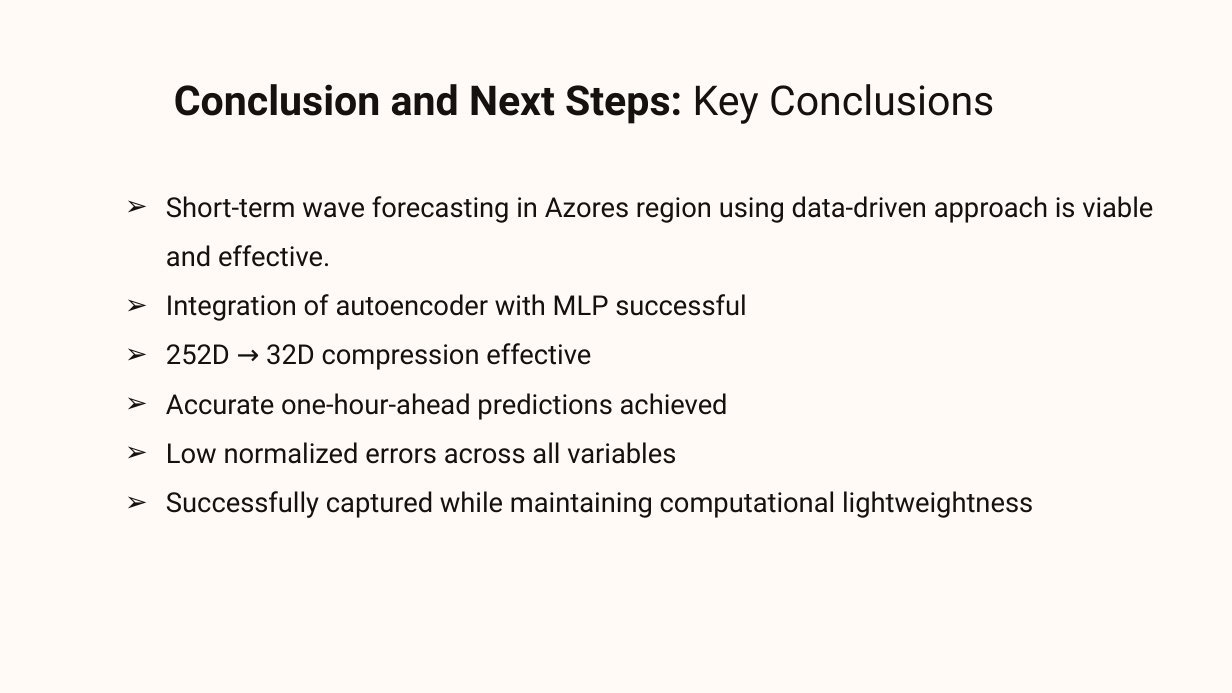
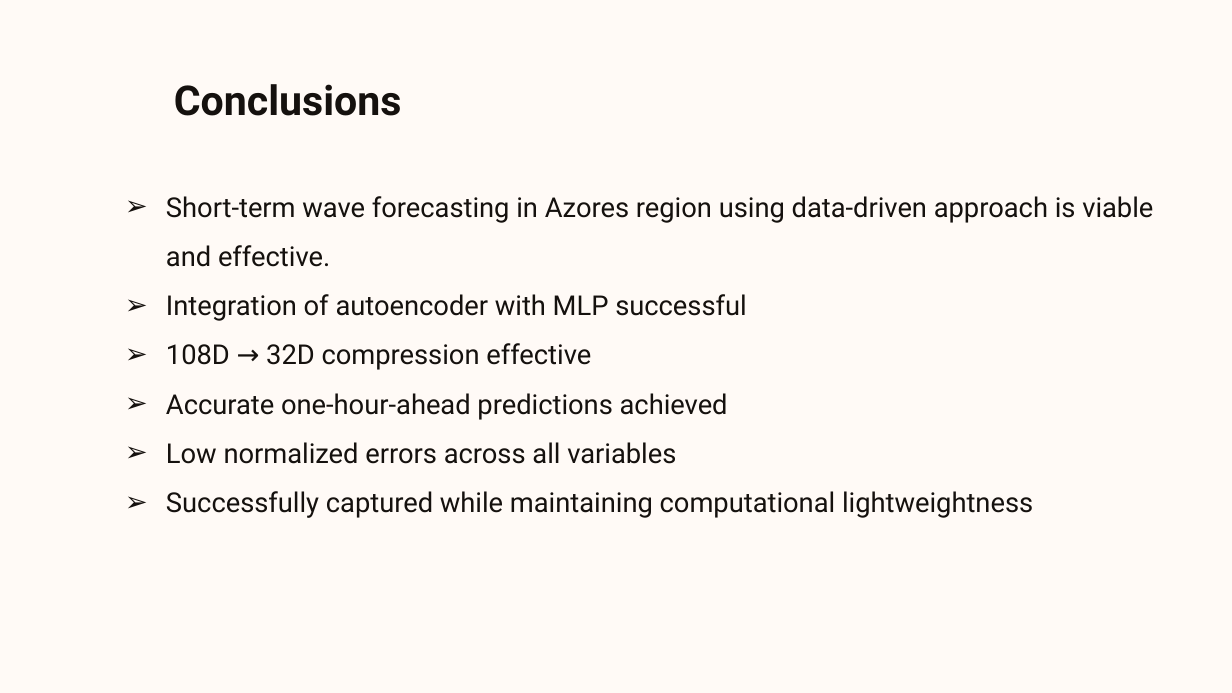
Before and after one commit to BernardoMChagas/Projeto, a slide deck: slide 27 of Wave Properties Forecasting.pptx (slide 29 before the commit). Drawn at 1232x693 pixels with LibreOffice and Linux fonts; fonts in the diff are those of the drawing; background and template pictures are left out. Boxes give left, top, right and bottom in pixels: in the first picture for what was removed or moved away, otherwise in the second. Text is boxed around its words. In the diff, an @@ line names an element or a change of style, - is before the commit and + after.

```diff
--- a/Wave Properties Forecasting.pptx
+++ b/Wave Properties Forecasting.pptx
@@ title at <box>174,84,402,116</box>: text changed @@
-Conclusion and Next Steps: Key Conclusions
+Conclusions
@@ subtitle at <box>166,343,591,370</box>: text changed @@
-➢ 252D → 32D compression effective
+➢ 108D → 32D compression effective
```
Also in this commit, not shown: 18 other slides changed, 3 slides added, 5 slides removed, 7 other files.
